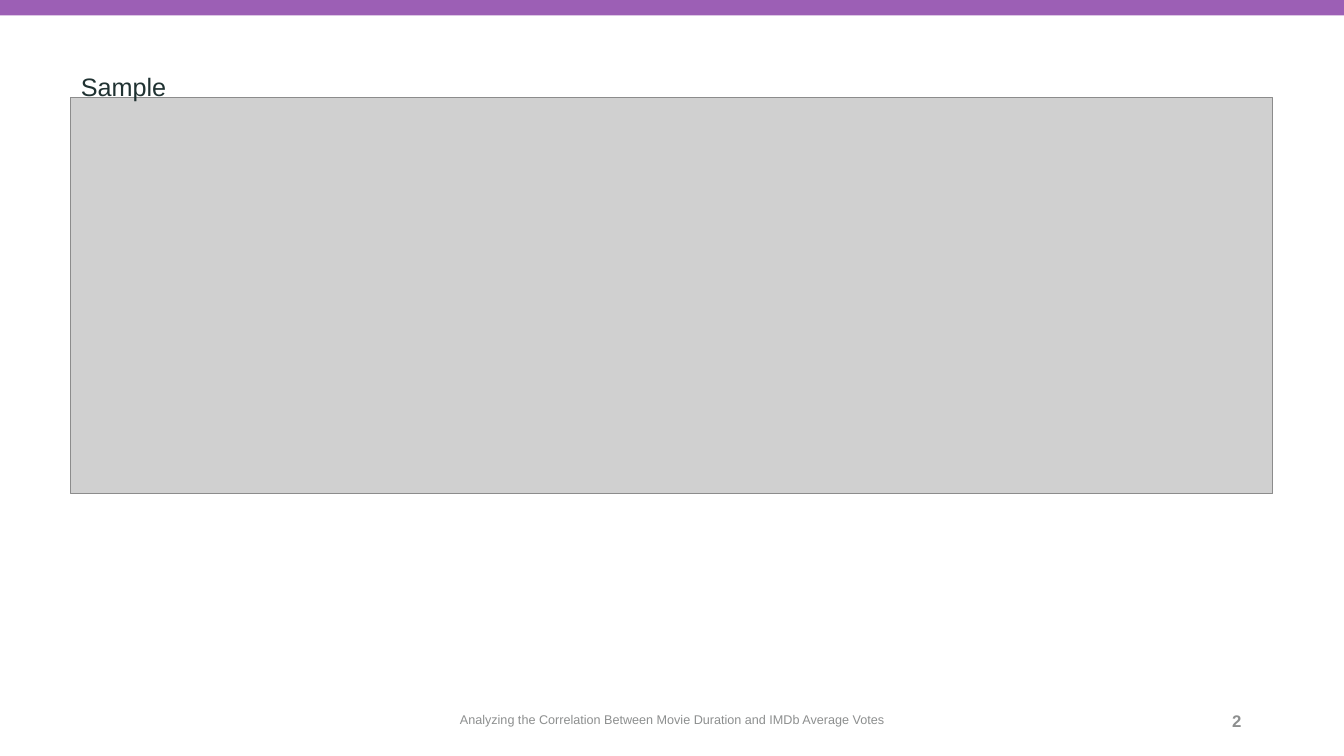
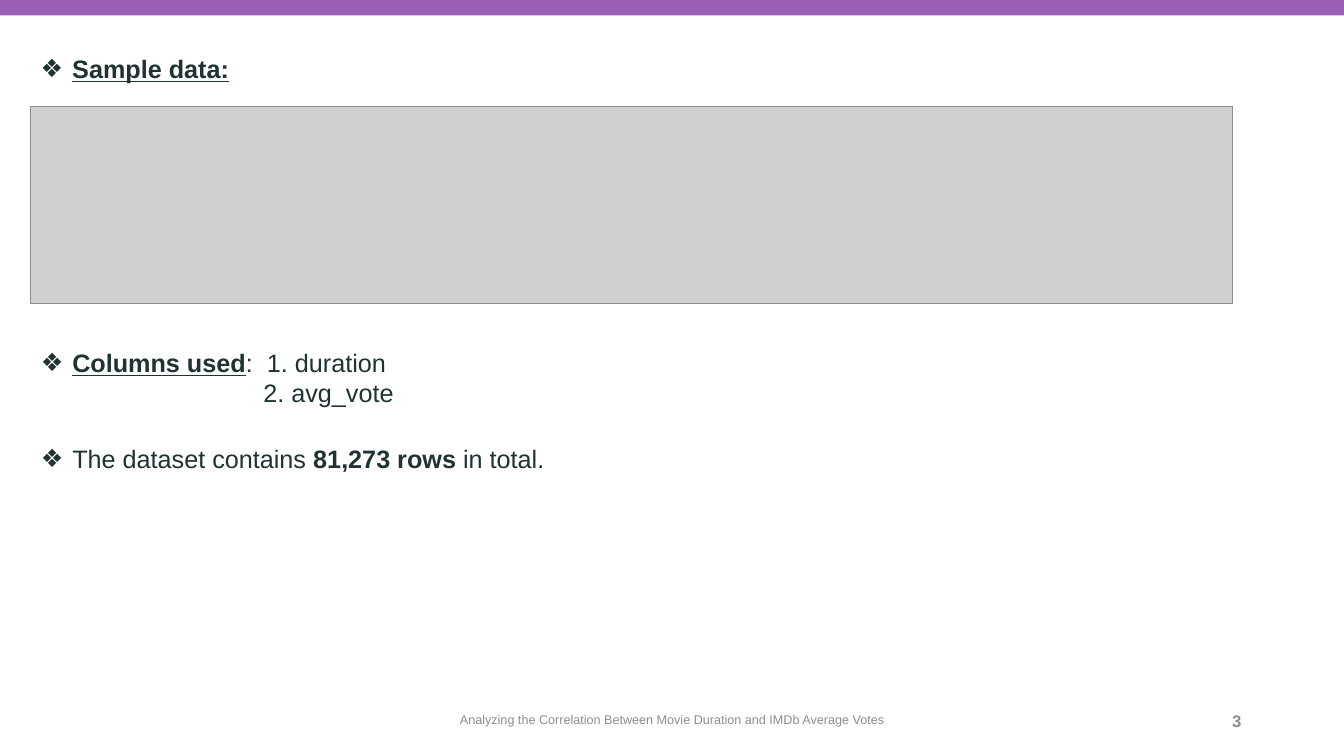
Before and after one commit to esu0hg/Group_A169, a slide deck: slide 3 of reseach_question_presentation_template.pptx (slide 2 before the commit). Drawn at 1344x756 pixels with LibreOffice and Linux fonts; fonts in the diff are those of the drawing; grey boxes stand for pictures; background and template pictures are left out. Boxes give left, top, right and bottom in pixels: in the first picture for what was removed or moved away, otherwise in the second. Text is boxed around its words. In the diff, an @@ line names an element or a change of style, - is before the commit and + after.

Commit message:
sample data description

```diff
--- a/reseach_question_presentation_template.pptx
+++ b/reseach_question_presentation_template.pptx
@@ text at box(72, 59, 229, 84): text changed; bold on @@
-Sample
+❖ Sample data:
@@ picture: place and size @@
-picture at box(71, 98, 1273, 495)
+picture at box(31, 106, 1234, 303)
@@ text added at box(72, 353, 393, 408), 18 pt, text #203232 @@
+❖ Columns used: 1. duration
+        2. avg_vote
@@ text added at box(72, 449, 545, 472), 18 pt, text #203232 @@
+❖ The dataset contains 81,273 rows in total.
@@ page number at box(1232, 715, 1241, 727): text changed @@
-2
+3
```
Also in this commit, not shown: 1 other slide changed, 1 slide added.
